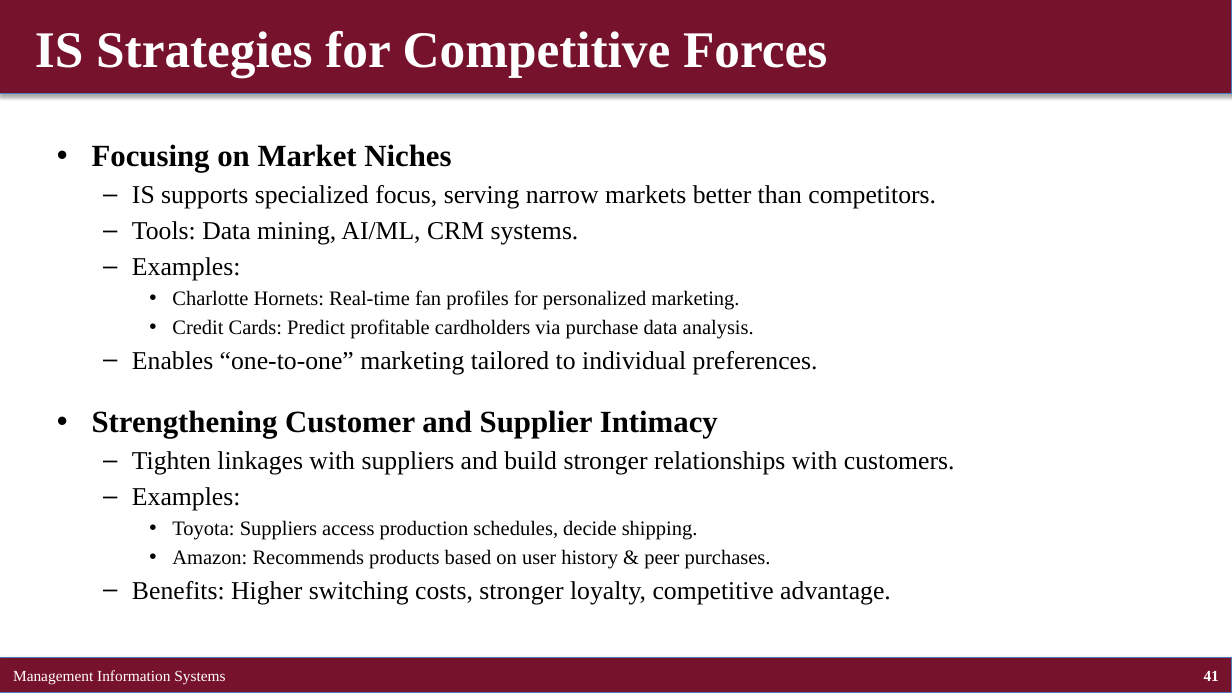
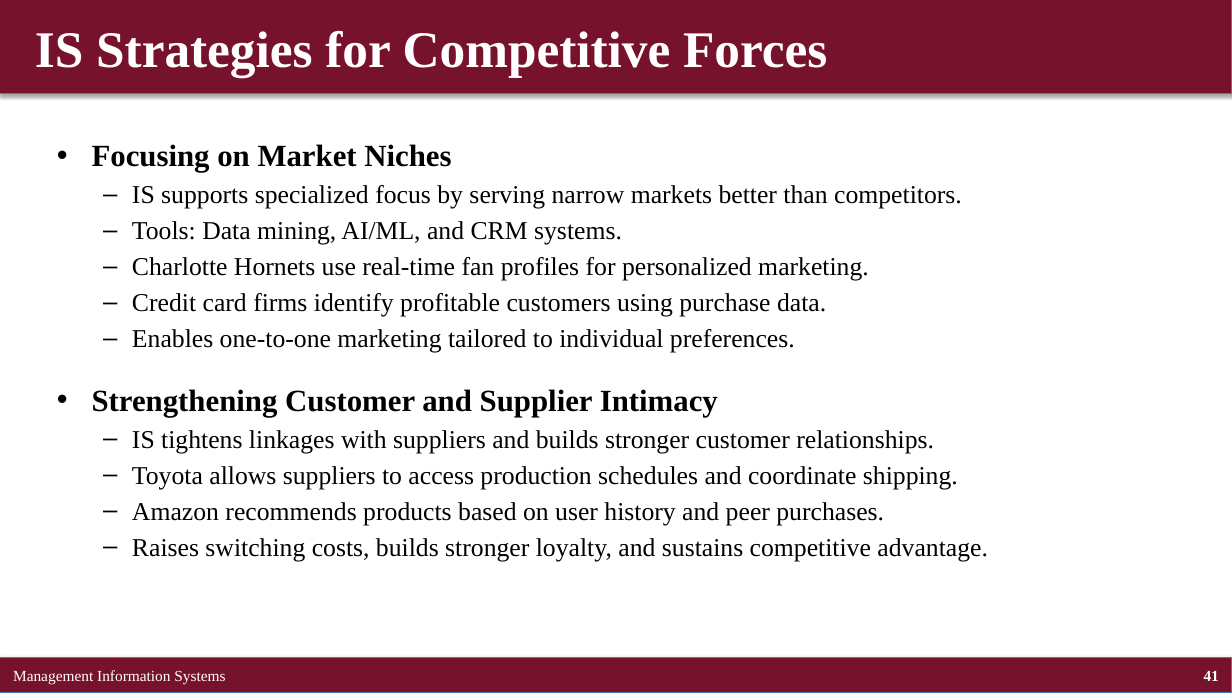
Before and after one commit to brianhwpark/brianhwpark.github.io, a slide deck: slide 41 of files/teaching-resources/concordiacollege-busn-315/busn-315-lecture-note/busn315-ch03.pptx. Drawn at 1232x693 pixels with LibreOffice and Linux fonts; fonts in the diff are those of the drawing. Boxes give left, top, right and bottom in pixels: in the first picture for what was removed or moved away, otherwise in the second. Text is boxed around its words. In the diff, an @@ line names an element or a change of style, - is before the commit and + after.

```diff
--- a/files/teaching-resources/concordiacollege-busn-315/busn-315-lecture-note/busn315-ch03.pptx
+++ b/files/teaching-resources/concordiacollege-busn-315/busn-315-lecture-note/busn315-ch03.pptx
@@ text at (x1=132, y1=185, x2=962, y2=353): text changed @@
-  – IS supports specialized focus, serving narrow markets better than competitors.
-  – Tools: Data mining, AI/ML, CRM systems.
-  – Examples:
-    • Charlotte Hornets: Real-time fan profiles for personalized marketing.
-    • Credit Cards: Predict profitable cardholders via purchase data analysis.
-  – Enables “one-to-one” marketing tailored to individual preferences.
+  – IS supports specialized focus by serving narrow markets better than competitors.
+  – Tools: Data mining, AI/ML, and CRM systems.
+  – Charlotte Hornets use real-time fan profiles for personalized marketing.
+  – Credit card firms identify profitable customers using purchase data.
+  – Enables one-to-one marketing tailored to individual preferences.
@@ text at (x1=132, y1=430, x2=988, y2=561): text changed @@
-  – Tighten linkages with suppliers and build stronger relationships with customers.
-  – Examples:
-    • Toyota: Suppliers access production schedules, decide shipping.
-    • Amazon: Recommends products based on user history & peer purchases.
-  – Benefits: Higher switching costs, stronger loyalty, competitive advantage.
+  – IS tightens linkages with suppliers and builds stronger customer relationships.
+  – Toyota allows suppliers to access production schedules and coordinate shipping.
+  – Amazon recommends products based on user history and peer purchases.
+  – Raises switching costs, builds stronger loyalty, and sustains competitive advantage.
```
Also in this commit, not shown: 46 other slides changed, 5 slides added, 5 slides removed, 8 other files.
